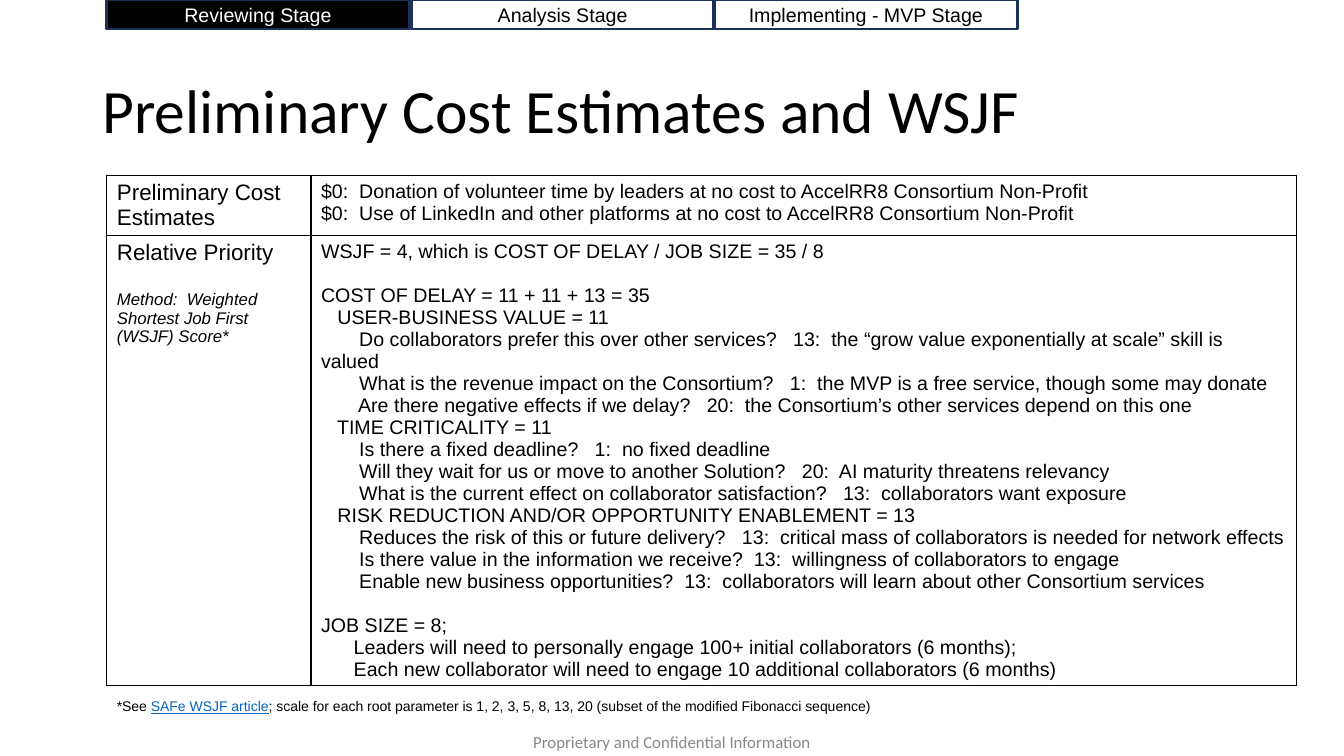
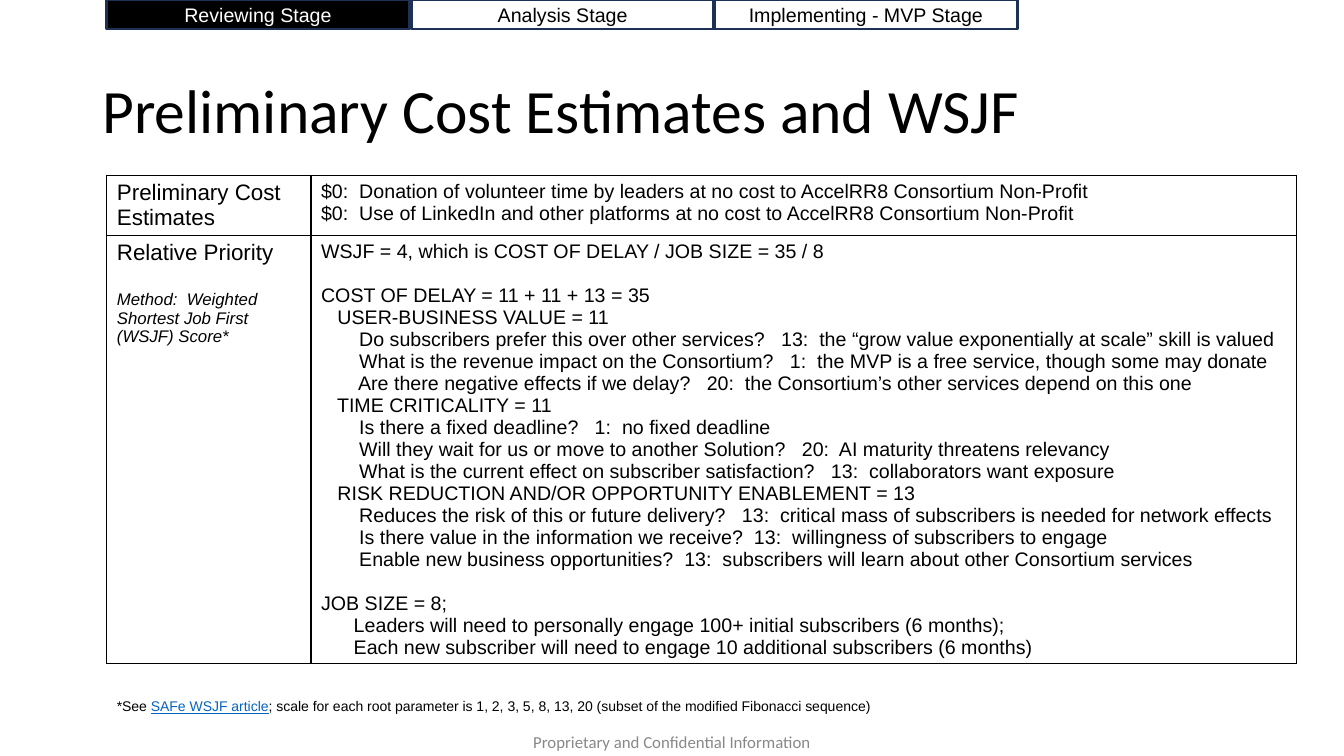
Before and after one commit to AccelRR8-Consortium-NonProfit/Management-Public, a slide deck: slide 4 of docs/2_Value_Creation/2a_Product/Professional Networking/Professional Networking v1 Lean Business Case.pptx. Drawn at 1344x756 pixels with LibreOffice and Linux fonts; fonts in the diff are those of the drawing; background and template pictures are left out. Boxes give left, top, right and bottom in pixels: in the first picture for what was removed or moved away, otherwise in the second. Text is boxed around its words. In the diff, an @@ line names an element or a change of style, - is before the commit and + after.

Commit message:
Updated Professional Networking Service v1 Lean Business Case

```diff
--- a/docs/2_Value_Creation/2a_Product/Professional Networking/Professional Networking v1 Lean Business Case.pptx
+++ b/docs/2_Value_Creation/2a_Product/Professional Networking/Professional Networking v1 Lean Business Case.pptx
@@ table at [107, 175, 1298, 697] @@
-row 2, column 2: WSJF = 4, which is COST OF DELAY / JOB SIZE = 35 / 8 / COST OF DELAY = 11 + 11 + 13 = 35 / USER-BUSINESS VALUE = 11 / Do collaborators prefer this over other services? 13: the “grow value exponentially at scale” skill is valued / What is the revenue impact on the Consortium? 1: the MVP is a free service, though some may donate / Are there negative effects if we delay? 20: the Consortium’s other services depend on this one / TIME CRITICALITY = 11 / Is there a fixed deadline? 1: no fixed deadline / Will they wait for us or move to another Solution? 20: AI maturity threatens relevancy / What is the current effect on collaborator satisfaction? 13: collaborators want exposure / RISK REDUCTION AND/OR OPPORTUNITY ENABLEMENT = 13 / Reduces the risk of this or future delivery? 13: critical mass of collaborators is needed for network effects / Is there value in the information we receive? 13: willingness of collaborators to engage / Enable new business opportunities? 13: collaborators will learn about other Consortium services / JOB SIZE = 8; / Leaders will need to personally engage 100+ initial collaborators (6 months); / Each new collaborator will need to engage 10 additional collaborators (6 months)
+row 2, column 2: WSJF = 4, which is COST OF DELAY / JOB SIZE = 35 / 8 / COST OF DELAY = 11 + 11 + 13 = 35 / USER-BUSINESS VALUE = 11 / Do subscribers prefer this over other services? 13: the “grow value exponentially at scale” skill is valued / What is the revenue impact on the Consortium? 1: the MVP is a free service, though some may donate / Are there negative effects if we delay? 20: the Consortium’s other services depend on this one / TIME CRITICALITY = 11 / Is there a fixed deadline? 1: no fixed deadline / Will they wait for us or move to another Solution? 20: AI maturity threatens relevancy / What is the current effect on subscriber satisfaction? 13: collaborators want exposure / RISK REDUCTION AND/OR OPPORTUNITY ENABLEMENT = 13 / Reduces the risk of this or future delivery? 13: critical mass of subscribers is needed for network effects / Is there value in the information we receive? 13: willingness of subscribers to engage / Enable new business opportunities? 13: subscribers will learn about other Consortium services / JOB SIZE = 8; / Leaders will need to personally engage 100+ initial subscribers (6 months); / Each new subscriber will need to engage 10 additional subscribers (6 months)
```
Also in this commit, not shown: 8 other slides changed, 3 other files.
